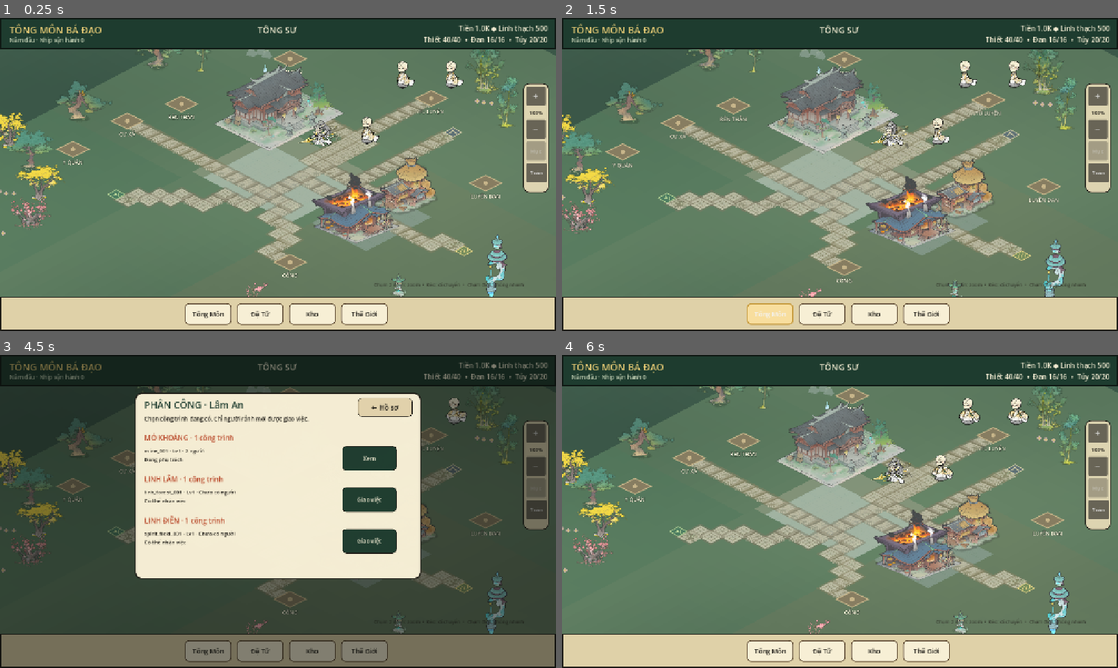
Above: before the commit, frames 1-4 (two rows, left to right).
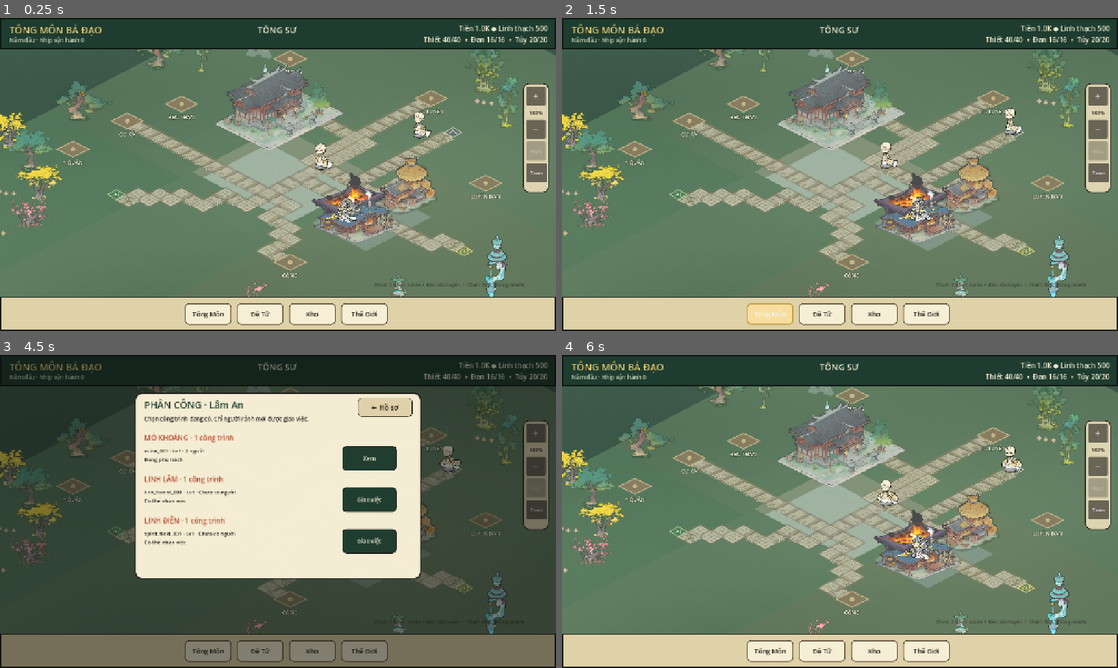
Above: after the commit, the same moments.

Repository: vuanhtuan161094-byte/TongMonBaDao
Game: Godot game, scene res://scenes/p3/p3_2_landscape_sect.tscn
The game is run twice, just before and just after one commit, with the same random seed, the same clock (stepped at 60 frames per second) and the same inputs.
Inputs (mouse positions are in pixels of both pictures, inside the frame that each line leads up to):
- Up to frame 1 (0.25 s): no input
- Up to frame 2 (1.5 s): click (940, 130) at 0.52 s; click "Tông Môn" at 1.25 s
- Up to frame 3 (4.5 s): click "Đệ Tử" at 2 s; click "Kho" at 2.75 s; click "Thế Giới" at 3.5 s; click "Phân công" at 4.25 s
- Up to frame 4 (6 s): click "← Hồ sơ" at 5 s; click "← Trở lại bản đồ" at 5.75 s

The runs differ from the first frame. In frame 1, 1.3% of the frame differs, in the area x 53-84%, y 13-66%; in frame 2, 17%, in the area x 0-100%, y 10-90%; in frame 3, 0.3%; in frame 4, 1.4%.

Commit message:
perf(p3.2): compact idle disciple formation

Diff:
--- a/godot/src/presentation/p3_2_landscape_sect.gd
+++ b/godot/src/presentation/p3_2_landscape_sect.gd
@@ -1145,14 +1145,14 @@
     var key := str(disciple.id)
     if not idle_slots.has(key):
         return _actor_offset(index)
-    # Deterministic presentation-only staging for idle roster members. The
-    # old nine-point offset repeated for every 10th disciple and collapsed a
-    # 130-person endgame roster into a pile at the courtyard.
+    # Idle disciples gather around the courtyard in a compact deterministic
+    # spiral. Their sprites may overlap naturally, but no two receive exactly
+    # the same position. Rendering remains bounded by the viewport LOD pool.
     var ordinal := int(idle_slots[key])
-    var columns := 6
-    var column := ordinal % columns
-    var row := int(ordinal / columns)
-    return Vector2((float(column)-2.5)*112.0,(float(row)-2.0)*96.0)
+    const GOLDEN_ANGLE := 2.399963229728653
+    var radius := 9.0 * sqrt(float(ordinal)+1.0)
+    var angle := float(ordinal) * GOLDEN_ANGLE
+    return Vector2(cos(angle),sin(angle))*radius
 
 func _actor_anchor_offset(actor: Control) -> Vector2:
     if actor is ModularDiscipleActor:
--- a/godot/tests/presentation/endgame_map_density_test.gd
+++ b/godot/tests/presentation/endgame_map_density_test.gd
@@ -88,17 +88,30 @@
 		_fail("endgame_scene_did_not_render_100_real_producer_instances", {"rows": producer_rows})
 		return
 	var idle_slots: Dictionary = scene.call("_idle_staging_ordinals", state.disciples.keys())
-	var idle_rects: Array[Rect2] = []
+	var idle_positions: Array[Vector2] = []
+	var courtyard: Vector2 = scene.call("_iso_actor_point",&"courtyard")
+	var max_idle_radius := 0.0
+	var min_idle_spacing := INF
 	for raw_id in idle_slots.keys():
 		var virtual_position: Vector2 = scene.actor_virtual_positions[str(raw_id)]
-		var actor_rect := Rect2(virtual_position,DiscipleActorVisualCatalog.ACTOR_BOX_SIZE)
-		for previous_rect in idle_rects:
-			if actor_rect.intersects(previous_rect):
-				_fail("idle_endgame_roster_sprites_overlap_after_staging", {"disciple": str(raw_id), "rect": actor_rect})
-				return
-		idle_rects.append(actor_rect)
-	if idle_rects.size() != 30:
-		_fail("synthetic_endgame_roster_idle_count_changed", {"idle_count": idle_rects.size()})
+		var foot_position := virtual_position + DiscipleActorVisualCatalog.ACTOR_FOOT_POINT
+		var offset: Vector2 = foot_position - courtyard
+		max_idle_radius = maxf(max_idle_radius,offset.length())
+		for previous_position in idle_positions:
+			var distance := foot_position.distance_to(previous_position)
+			min_idle_spacing = minf(min_idle_spacing,distance)
+			if distance < 0.1:
+				_fail("idle_endgame_roster_contains_exact_stack", {"disciple": str(raw_id), "position": foot_position})
+				return
+		idle_positions.append(foot_position)
+	if idle_positions.size() != 30:
+		_fail("synthetic_endgame_roster_idle_count_changed", {"idle_count": idle_positions.size()})
+		return
+	if max_idle_radius > 9.0 * sqrt(float(idle_positions.size())) + 0.1:
+		_fail("idle_endgame_roster_not_compact", {"max_radius":max_idle_radius,"expected_max":9.0*sqrt(float(idle_positions.size()))})
+		return
+	if min_idle_spacing <= 0.1:
+		_fail("idle_endgame_roster_contains_exact_stack", {"min_spacing":min_idle_spacing})
 		return
 	if scene.actor_virtual_positions.size() != state.disciples.size():
 		_fail("canonical_roster_missing_virtual_map_positions", {"positions": scene.actor_virtual_positions.size(), "roster": state.disciples.size()})
@@ -187,7 +200,7 @@
 		if actor_ref.get_ref() != null:
 			_fail("scene_teardown_leaked_pooled_actor")
 			return
-	print("TMB_ENDGAME_MAP_DENSITY PASS " + JSON.stringify({"producer_instances": producer_rows, "unique_positions": cells.size(), "idle_roster_sprites_non_overlapping": idle_rects.size(), "virtual_map_positions": state.disciples …(367 unchanged characters)…
+	print("TMB_ENDGAME_MAP_DENSITY PASS " + JSON.stringify({"producer_instances": producer_rows, "unique_positions": cells.size(), "idle_roster_sprites_may_overlap_but_positions_are_unique": idle_positions.size(), "idle_max_radius":max_idle_radius,"idle_min_spacing":min_idle_spacing,"virtual_map_positions": state.disciples …(367 unchanged characters)…
 	quit(0)
 
 func _visible_status_labels(scene: Control) -> int:
Not shown, changed: tools/qa/run_endgame_roster_profiles.ps1
